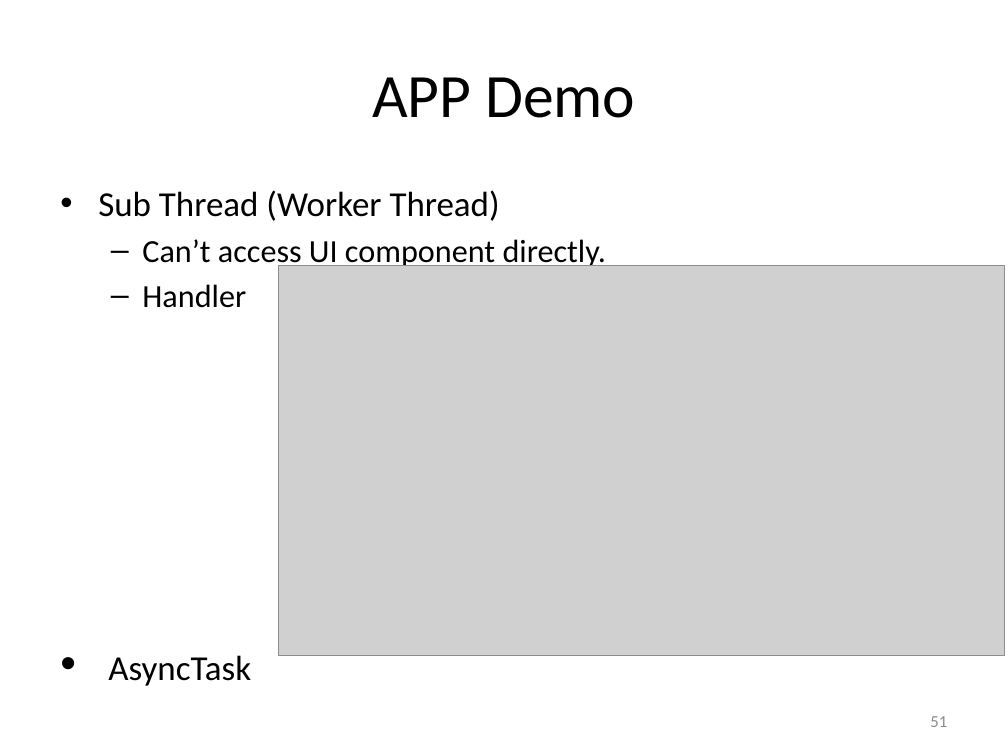
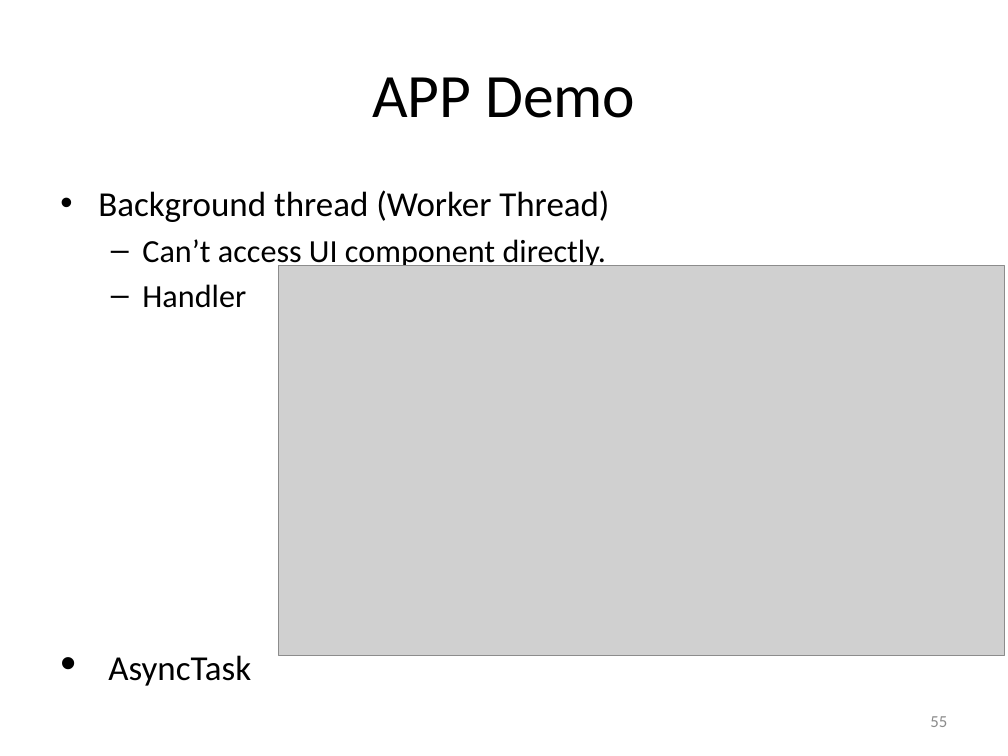
Before and after one commit to hs9021401/FIT_Android, a slide deck: slide 55 of The introduction of Android.pptx (slide 51 before the commit). Drawn at 1008x756 pixels with LibreOffice and Linux fonts; fonts in the diff are those of the drawing; grey boxes stand for pictures. Boxes give left, top, right and bottom in pixels: in the first picture for what was removed or moved away, otherwise in the second. Text is boxed around its words. In the diff, an @@ line names an element or a change of style, - is before the commit and + after.

```diff
--- a/The introduction of Android.pptx
+++ b/The introduction of Android.pptx
@@ text at <box>98,190,609,222</box>: text changed @@
-• Sub Thread (Worker Thread)
+• Background thread (Worker Thread)
@@ page number at <box>930,716,947,727</box>: text changed @@
-51
+55
```
Also in this commit, not shown: 16 other slides changed, 5 slides added.
